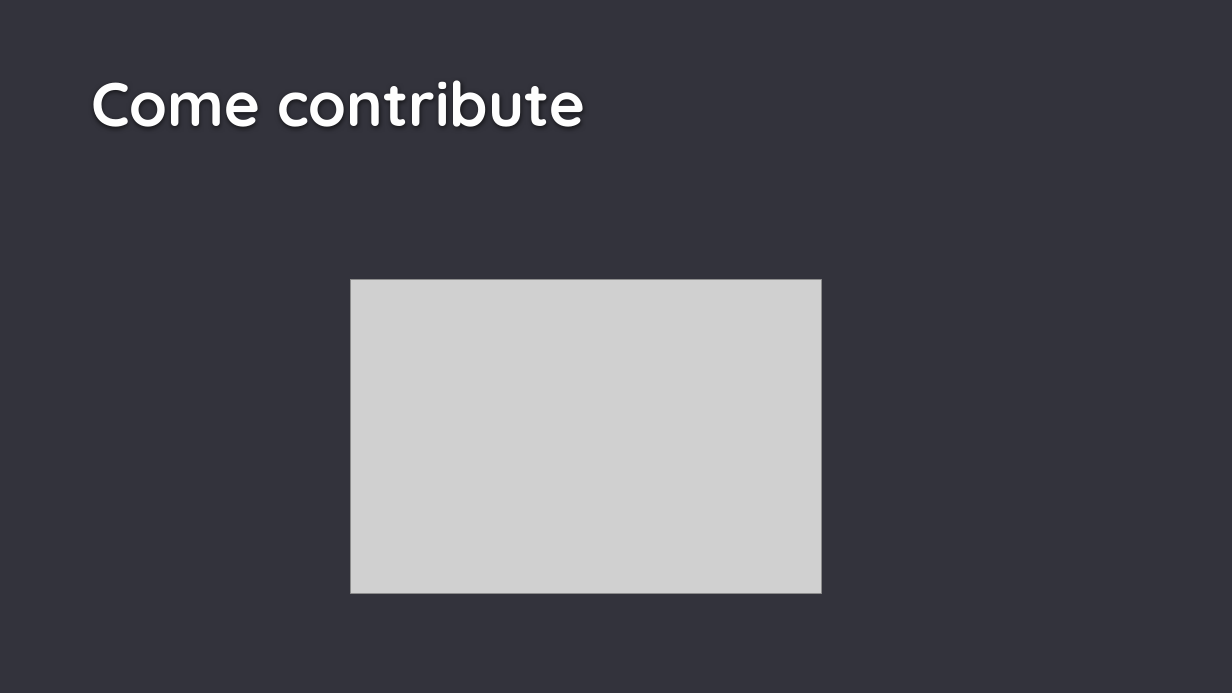
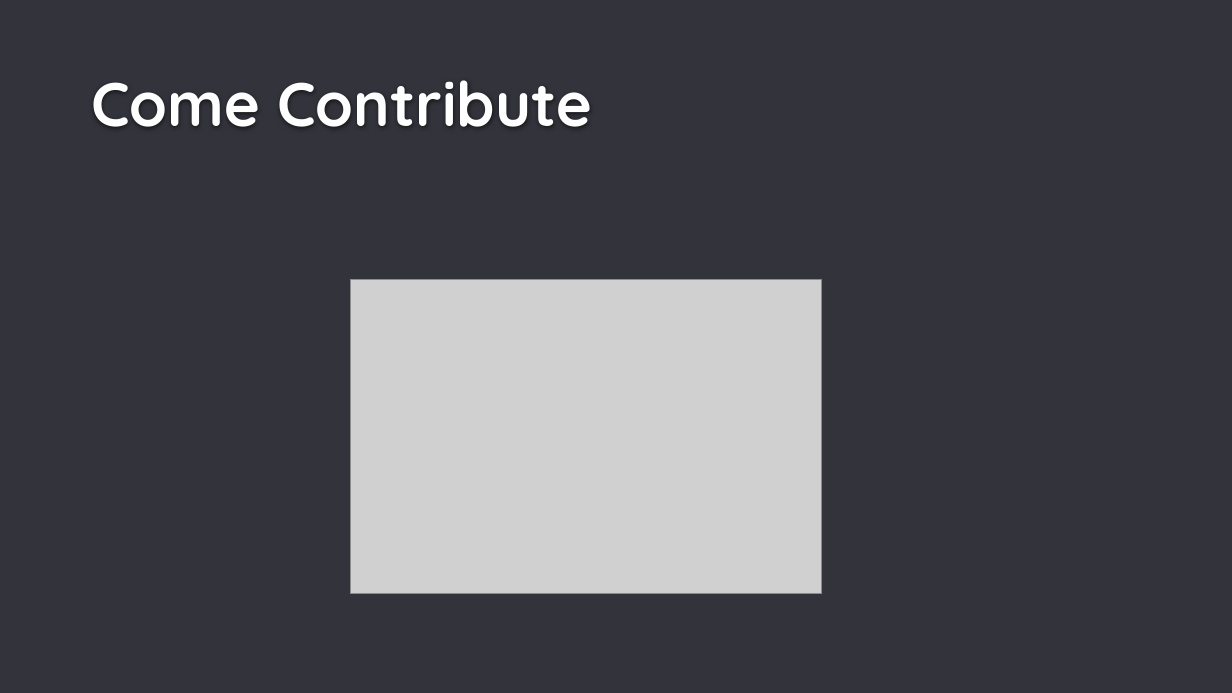
Before and after one commit to TorontoMobileDevelopers/Presentations, a slide deck: slide 15 of 2018-05-15_Build_HttpTracer_XF3/2018-05-15_Build_HttpTracer_XF3.pptx. Drawn at 1232x693 pixels with LibreOffice and Linux fonts; fonts in the diff are those of the drawing; grey boxes stand for pictures; background and template pictures are left out. Boxes give left, top, right and bottom in pixels: in the first picture for what was removed or moved away, otherwise in the second. Text is boxed around its words. In the diff, an @@ line names an element or a change of style, - is before the commit and + after.

```diff
--- a/2018-05-15_Build_HttpTracer_XF3/2018-05-15_Build_HttpTracer_XF3.pptx
+++ b/2018-05-15_Build_HttpTracer_XF3/2018-05-15_Build_HttpTracer_XF3.pptx
@@ title at bbox=[91, 80, 592, 127]: text changed @@
-Come contribute
+Come Contribute
```
Also in this commit, not shown: 7 other slides changed, 29 slides added, 1 slide removed, 1 other file.
